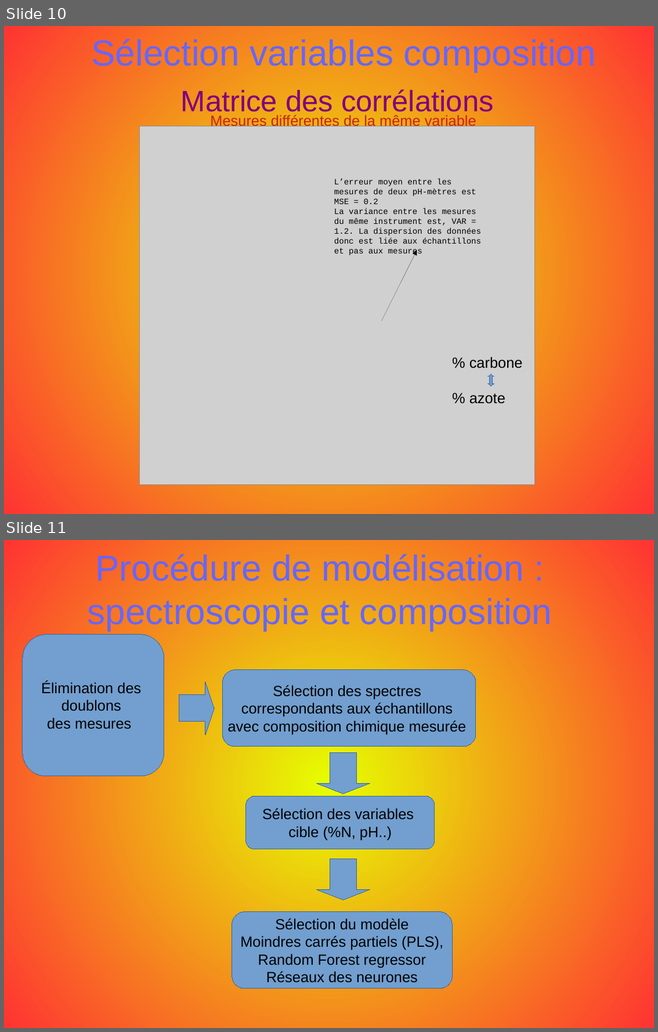
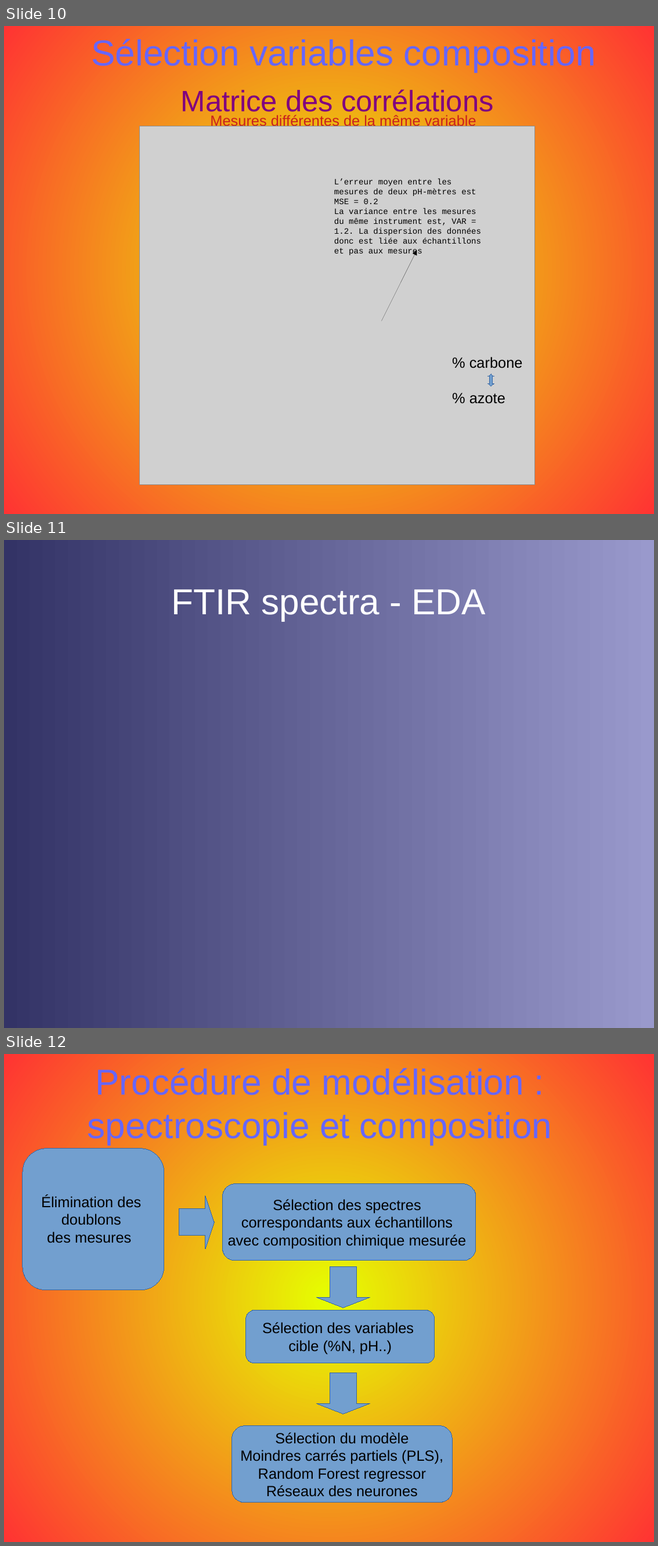
Before and after one commit to opsabarsec/African-soil-chemistry, a slide deck: documents/P7_presentation.odp. Shown one above the other, each under a label of ours: slides 10 and 11 before the commit, slides 10, 11 and 12 after it. The pictures are 658x1032 and 658x1546 pixels, drawn with LibreOffice and Linux fonts; fonts in the diff are those of the drawing; grey boxes stand for pictures. Boxes give left, top, right and bottom in pixels: in the first picture for what was removed or moved away, otherwise in the second. Text is boxed around its words. In the diff, an @@ line names an element or a change of style, - is before the commit and + after.

```diff
--- a/documents/P7_presentation.odp
+++ b/documents/P7_presentation.odp
@@ slide 11 added at box(4, 540, 654, 1028), background gradient #333366 to #9999CC @@
@@ title added at box(172, 589, 485, 621), 44 pt, text #FFFFFF @@
+FTIR spectra - EDA
@@ what was slide 11 is now slide 12 @@
```
Also in this commit, not shown: 1 slide changed, 2 other files.
